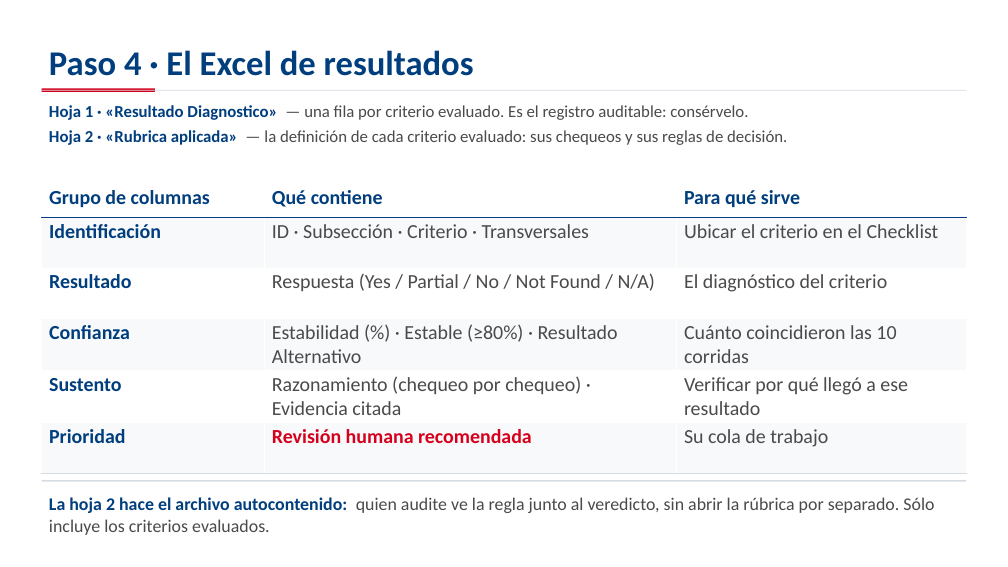
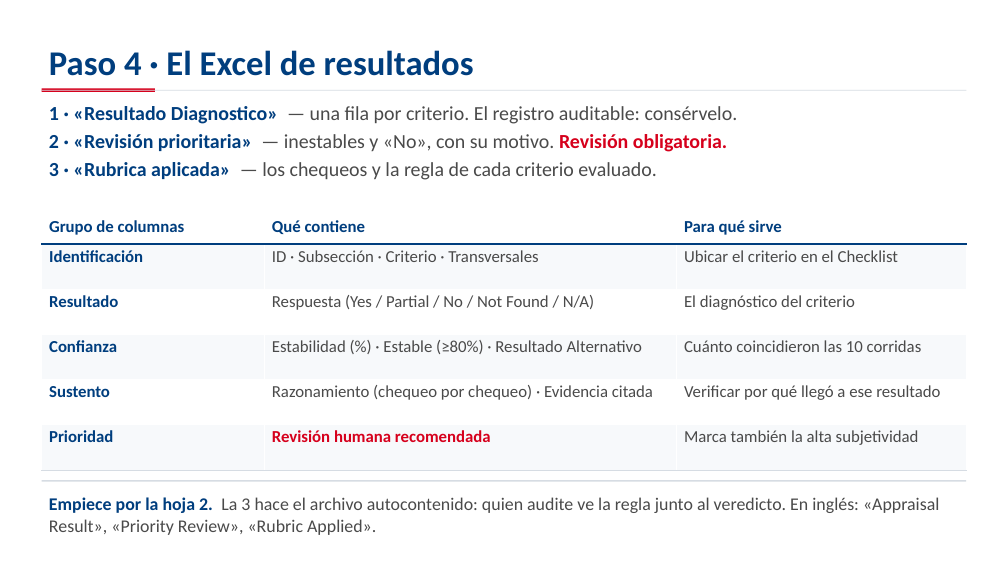
Before and after one commit to aevpsnow6-oss/deploy, a slide deck: slide 27 of presentation/capacitacion_appraisal/Capacitacion_Appraisal_GPT_Ahmed.pptx. Drawn at 1008x567 pixels with LibreOffice and Linux fonts; fonts in the diff are those of the drawing. Boxes give left, top, right and bottom in pixels: in the first picture for what was removed or moved away, otherwise in the second. Text is boxed around its words. In the diff, an @@ line names an element or a change of style, - is before the commit and + after.

```diff
--- a/presentation/capacitacion_appraisal/Capacitacion_Appraisal_GPT_Ahmed.pptx
+++ b/presentation/capacitacion_appraisal/Capacitacion_Appraisal_GPT_Ahmed.pptx
@@ text at <box>49,106,738,180</box>: text changed; size 16 to 19 pt @@
-Hoja 1 · «Resultado Diagnostico» — una fila por criterio evaluado. Es el registro auditable: consérvelo.
-Hoja 2 · «Rubrica aplicada» — la definición de cada criterio evaluado: sus chequeos y sus reglas de decisión.
+1 · «Resultado Diagnostico» — una fila por criterio. El registro auditable: consérvelo.
+2 · «Revisión prioritaria» — inestables y «No», con su motivo. Revisión obligatoria.
+3 · «Rubrica aplicada» — los chequeos y la regla de cada criterio evaluado.
@@ table at <box>42,213,966,470</box> @@
-row 6, column 3: Su cola de trabajo
+row 6, column 3: Marca también la alta subjetividad
@@ size 19 to 16 pt @@
@@ table: place and size @@
-table at <box>42,183,966,470</box>
+table at <box>42,213,966,470</box>
@@ text at <box>49,497,939,535</box>: text changed @@
-La hoja 2 hace el archivo autocontenido: quien audite ve la regla junto al veredicto, sin abrir la rúbrica por separado. Sólo incluye los criterios evaluados.
+Empiece por la hoja 2. La 3 hace el archivo autocontenido: quien audite ve la regla junto al veredicto. En inglés: «Appraisal Result», «Priority Review», «Rubric Applied».
```
Also in this commit, not shown: 10 other slides changed, 5 other files.
